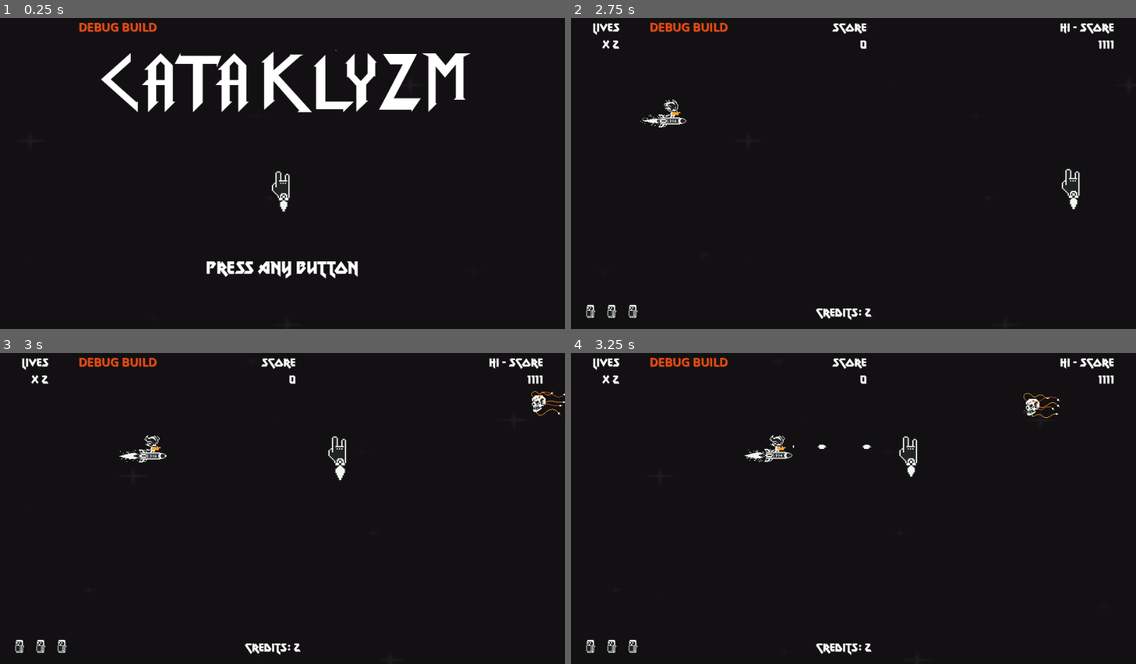
Above: before the commit, frames 1-4 (two rows, left to right).
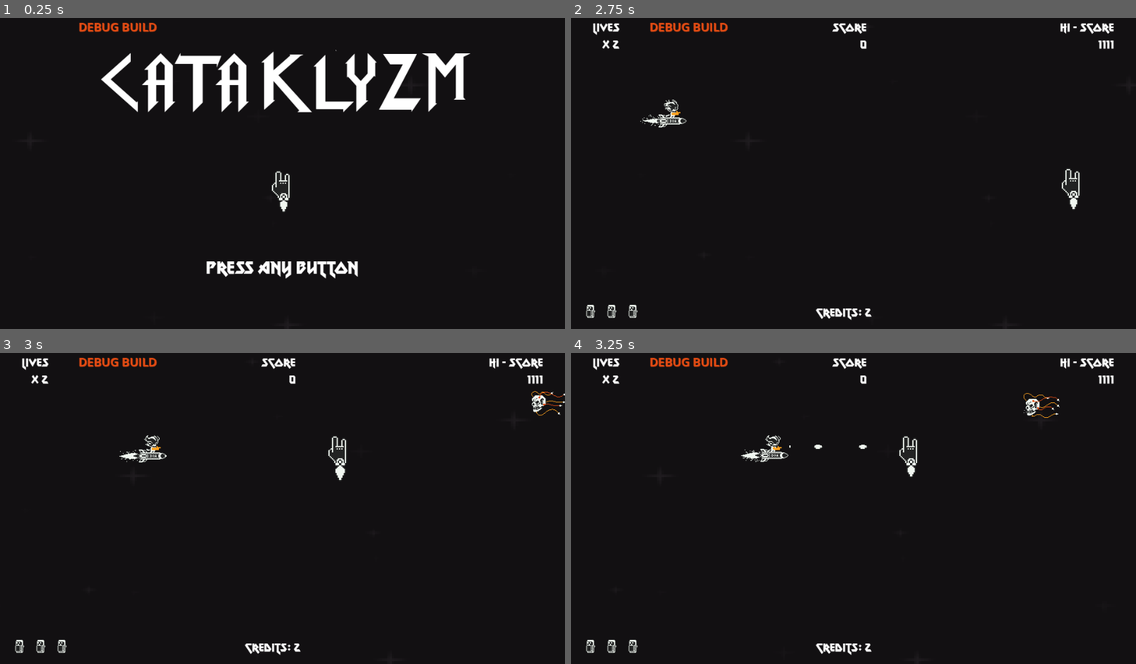
Above: after the commit, the same moments.

Repository: rnakkas/GodotSandbox
Game: Godot game, scene res://ShmupSandbox/Main/Scenes/main.tscn
The game is run twice, just before and just after one commit, with the same random seed, the same clock (stepped at 60 frames per second) and the same inputs. The engine's default icon, where the game draws it, is replaced by a stand-in: a white triangle on a blue panel in a dark square.
Inputs (mouse positions are in pixels of both pictures, inside the frame that each line leads up to):
- Up to frame 1 (0.25 s): no input
- Up to frame 2 (2.75 s): tap Enter (ui_accept) at 0.5, 0.77, 1.25, 1.52 s; move the mouse to (977, 154) at 0.52 s; hold D (move_right) 0.53-1.28 s; hold Space (shoot) 0.53-1.28 s; move the mouse to (740, 185) at 1.27 s; hold S (move_down) 1.28-2 s; tap Shift (bomb) at 1.35 s; tap Space (shoot) at 1.55 s; click "Play" at 2 s
- Up to frame 3 (3 s): move the mouse to (339, 436) at 2.77 s; hold D (move_right) from 2.78 s (still down); hold Space (shoot) from 2.78 s (still down)
- Up to frame 4 (3.25 s): keep holding D (move_right); keep holding Space (shoot)

Frames 1-3 are identical in both runs. In frame 4, 0.3% of the frame differs, in the area x 30-54%, y 26-36%.

Commit message:
screamer: added shooting logic, see TODO for shooting behaviour tweak

Diff:
--- a/ShmupSandbox/Autoloads/signals_bus.gd
+++ b/ShmupSandbox/Autoloads/signals_bus.gd
@@ -55,3 +55,11 @@
 signal spawn_enemy_screamer_1_event(sp : Vector2)
 
 signal spawn_enemy_screamer_2_event(path : Path2D)
+
+
+
+################################################
+#NOTE:Enemy stuff
+################################################
+
+signal enemy_shooting_event(bullets_list : Array[Area2D])
--- /dev/null
+++ b/ShmupSandbox/Enemies/EnemyProjectiles_Scenes/screamer_bullet.gd
@@ -0,0 +1,13 @@
+class_name ScreamerBullet extends Area2D
+
+@onready var sprite : AnimatedSprite2D = $sprite
+
+@export var speed : float = 300.0
+
+func _physics_process(delta: float) -> void:
+	global_position += speed * delta * Vector2.LEFT
+
+
+
+func _on_visible_on_screen_notifier_2d_screen_exited() -> void:
+	call_deferred("queue_free")
--- a/ShmupSandbox/Enemies/EnemyProjectiles_Scenes/screamer_bullet.tscn
+++ b/ShmupSandbox/Enemies/EnemyProjectiles_Scenes/screamer_bullet.tscn
@@ -1,5 +1,73 @@
-[gd_scene format=3 uid="uid://bbfhd7y4k5cbl"]
+[gd_scene load_steps=5 format=3 uid="uid://bbfhd7y4k5cbl"]
+
+[ext_resource type="Script" uid="uid://b0tnrm0yrs5h7" path="res://ShmupSandbox/Enemies/EnemyProjectiles_Scenes/screamer_bullet.gd" id="1_fyijd"]
+[ext_resource type="Texture2D" uid="uid://b0t3vogr3x06f" path="res://icon.svg" id="1_jabtu"]
+
+[sub_resource type="SpriteFrames" id="SpriteFrames_fyijd"]
+animations = [{
+"frames": [{
+"duration": 1.0,
+"texture": ExtResource("1_jabtu")
+}],
+"loop": true,
+"name": &"fly",
+"speed": 15.0
+}, {
+"frames": [{
+"duration": 1.0,
+"texture": ExtResource("1_jabtu")
+}, {
+"duration": 1.0,
+"texture": null
+}, {
+"duration": 1.0,
+"texture": ExtResource("1_jabtu")
+}, {
+"duration": 1.0,
+"texture": ExtResource("1_jabtu")
+}, {
+"duration": 1.0,
+"texture": null
+}, {
+"duration": 1.0,
+"texture": ExtResource("1_jabtu")
+}, {
+"duration": 1.0,
+"texture": ExtResource("1_jabtu")
+}, {
+"duration": 1.0,
+"texture": null
+}],
+"loop": false,
+"name": &"hit",
+"speed": 15.15
+}]
+
+[sub_resource type="CapsuleShape2D" id="CapsuleShape2D_jabtu"]
+radius = 5.0
+height = 32.0
 
 [node name="screamer_bullet" type="Area2D"]
 collision_layer = 16
 collision_mask = 65
+script = ExtResource("1_fyijd")
+speed = 350.0
+
+[node name="sprite" type="AnimatedSprite2D" parent="."]
+self_modulate = Color(1, 0, 0, 1)
+rotation = 0.383972
+scale = Vector2(0.15, 0.15)
+skew = 0.785398
+sprite_frames = SubResource("SpriteFrames_fyijd")
+animation = &"fly"
+autoplay = "fly"
+
+[node name="collider" type="CollisionShape2D" parent="."]
+rotation = 1.5708
+shape = SubResource("CapsuleShape2D_jabtu")
+debug_color = Color(1, 0, 0, 0.137255)
+
+[node name="VisibleOnScreenNotifier2D" type="VisibleOnScreenNotifier2D" parent="."]
+position = Vector2(32, 0)
+
+[connection signal="screen_exited" from="VisibleOnScreenNotifier2D" to="." method="_on_visible_on_screen_notifier_2d_screen_exited"]
--- a/ShmupSandbox/Enemies/Scenes/screamer_var_2.tscn
+++ b/ShmupSandbox/Enemies/Scenes/screamer_var_2.tscn
@@ -47,6 +47,8 @@
 rotates = false
 loop = false
 script = ExtResource("1_patts")
+fire_rate = 0.5
+first_shot_wait_time = 0.4
 
 [node name="hurtbox" type="Area2D" parent="."]
 collision_layer = 8
@@ -92,6 +94,10 @@
 [node name="VisibleOnScreenNotifier2D" type="VisibleOnScreenNotifier2D" parent="."]
 self_modulate = Color(1, 0.124572, 0.0864938, 1)
 
+[node name="shooting_timer" type="Timer" parent="."]
+
 [connection signal="area_entered" from="hurtbox" to="." method="_on_hurtbox_area_entered"]
 [connection signal="body_entered" from="hurtbox" to="." method="_on_hurtbox_body_entered"]
+[connection signal="screen_entered" from="VisibleOnScreenNotifier2D" to="." method="_on_visible_on_screen_notifier_2d_screen_entered"]
 [connection signal="screen_exited" from="VisibleOnScreenNotifier2D" to="." method="_on_visible_on_screen_notifier_2d_screen_exited"]
+[connection signal="timeout" from="shooting_timer" to="." method="_on_shooting_timer_timeout"]
--- a/ShmupSandbox/Enemies/Scripts/screamer_var_2.gd
+++ b/ShmupSandbox/Enemies/Scripts/screamer_var_2.gd
@@ -3,16 +3,25 @@
 @onready var sprite : AnimatedSprite2D = %sprite
 @onready var particles : CPUParticles2D = %CPUParticles2D
 @onready var hurtbox : Area2D = $hurtbox
+@onready var shooting_timer : Timer = $shooting_timer
 
 @export var kill_score : int = 100
-@export var pathfollow_speed : float = 0.1
+@export var pathfollow_speed : float = 0.13
+@export var fire_rate : float = 1.0
+@export var first_shot_wait_time : float =  0.2
+@export var bullet_scene : PackedScene = preload("res://ShmupSandbox/Enemies/EnemyProjectiles_Scenes/screamer_bullet.tscn")
 
 ## TODO: Behaviour
-# Variant 2: Fly in a sine wave path from right to left
-# while shooting single projectile straight forward
+# Tweak the shooting behavior so that it only shoots once when on screen, maybe when on the right 1/3rd of the screen
 
 func _ready() -> void:
 	progress_ratio = 0.0
+	_set_timer_properties()
+
+func _set_timer_properties() -> void:
+	shooting_timer.one_shot = false
+	var cooldown_time = 1/fire_rate
+	shooting_timer.wait_time = cooldown_time
 
 
 func _process(delta: float) -> void:
@@ -20,9 +29,19 @@
 
 
 ################################################
+# NOTE: Start shooting timer when onscreen
+################################################
+func _on_visible_on_screen_notifier_2d_screen_entered() -> void:
+	await get_tree().create_timer(first_shot_wait_time).timeout
+	_handle_shooting()
+	shooting_timer.start()
+
+
+################################################
 # NOTE: Despawn after going offscreen
 ################################################
 func _on_visible_on_screen_notifier_2d_screen_exited() -> void:
+	shooting_timer.stop()
 	call_deferred("queue_free")
 
 
@@ -53,3 +72,18 @@
 	await sprite.animation_finished
 
 	call_deferred("queue_free")
+
+
+################################################
+# NOTE: Shooting
+################################################
+func _on_shooting_timer_timeout() -> void:
+	_handle_shooting()
+
+func _handle_shooting() -> void:
+	var bullets_list : Array[Area2D]
+	var bullet : ScreamerBullet = bullet_scene.instantiate()
+	bullet.global_position = self.global_position
+	bullets_list.append(bullet)
+
+	SignalsBus.enemy_shooting_event.emit(bullets_list)
--- a/ShmupSandbox/Main/Scenes/game.tscn
+++ b/ShmupSandbox/Main/Scenes/game.tscn
@@ -58,6 +58,8 @@
 unique_name_in_owner = true
 position = Vector2(107, 400)
 
+[node name="EnemyProjectilesContainer" type="Node2D" parent="."]
+
 [node name="PowerupsContainer" type="Node2D" parent="."]
 
 [node name="ScoreItemsContainer" type="Node2D" parent="." groups=["Game_ScoreItemsContainer"]]
--- a/ShmupSandbox/Main/Scripts/game.gd
+++ b/ShmupSandbox/Main/Scripts/game.gd
@@ -12,6 +12,7 @@
 @onready var player_projectiles_container : Node2D = $PlayerProjectilesContainer
 @onready var player_bombs_container : Node2D = $PlayerBombsContainer
 @onready var enemies_container : Node2D = $EnemiesContainer
+@onready var enemy_projectiles_container : Node2D = $EnemyProjectilesContainer
 @onready var powerups_container : Node2D = $PowerupsContainer
 @onready var score_items_container : Node2D = $ScoreItemsContainer
 @onready var score_fragments_container : Node2D = $ScoreFragmentsContainer
@@ -45,6 +46,7 @@
 	SignalsBus.shot_limit_updated_event.connect(self._on_shot_limit_updated)
 	SignalsBus.player_shooting_event.connect(self._on_player_shooting)
 	SignalsBus.player_bombing_event.connect(self._on_player_bombing)
+	SignalsBus.enemy_shooting_event.connect(self._on_enemy_shooting)
 
 
 func _register_enemy_paths() -> void:
@@ -103,17 +105,26 @@
 
 
 ################################################
+# NOTE: Enemy shooting
+################################################
+func _on_enemy_shooting(bullets_list : Array[Area2D]) -> void:
+	for bullet : Area2D in bullets_list:
+		enemy_projectiles_container.call_deferred("add_child", bullet)
+
+
+
+################################################
 # NOTE: Spawning player's spawn sprite
 ################################################
 func _on_player_spawner_add_player_spawn_sprite_to_game(spawn_sprite: AnimatedSprite2D) -> void:
-	add_child(spawn_sprite)
+	call_deferred("add_child", spawn_sprite)
 
 
 ################################################
 # NOTE:Spawning player
 ################################################
 func _on_player_spawner_add_player_to_game(player: PlayerCat) -> void:
-	add_child(player)
+	call_deferred("add_child", player)
 
 
 ################################################
Not shown, added: ShmupSandbox/Enemies/EnemyProjectiles_Scenes/screamer_bullet.gd.uid
